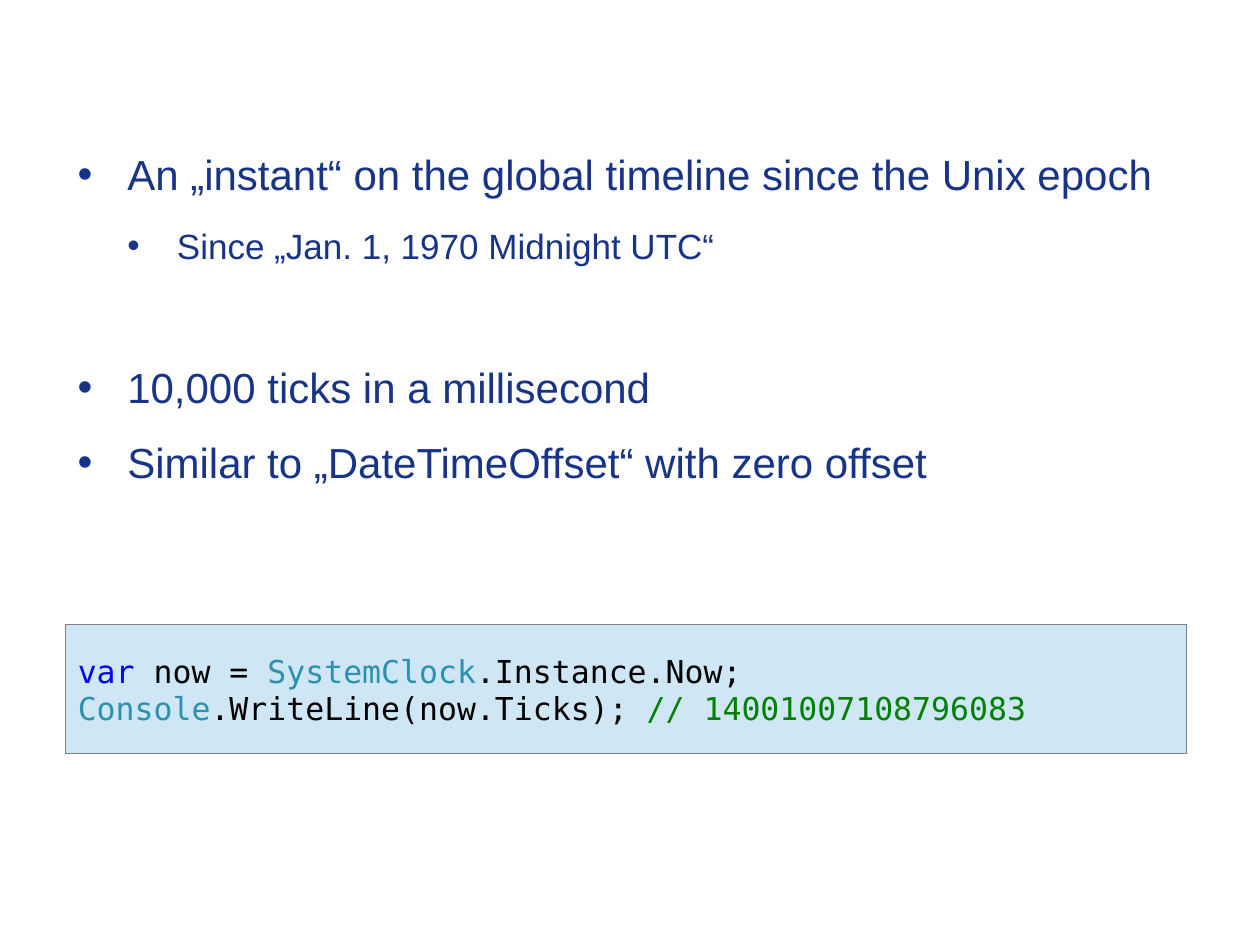
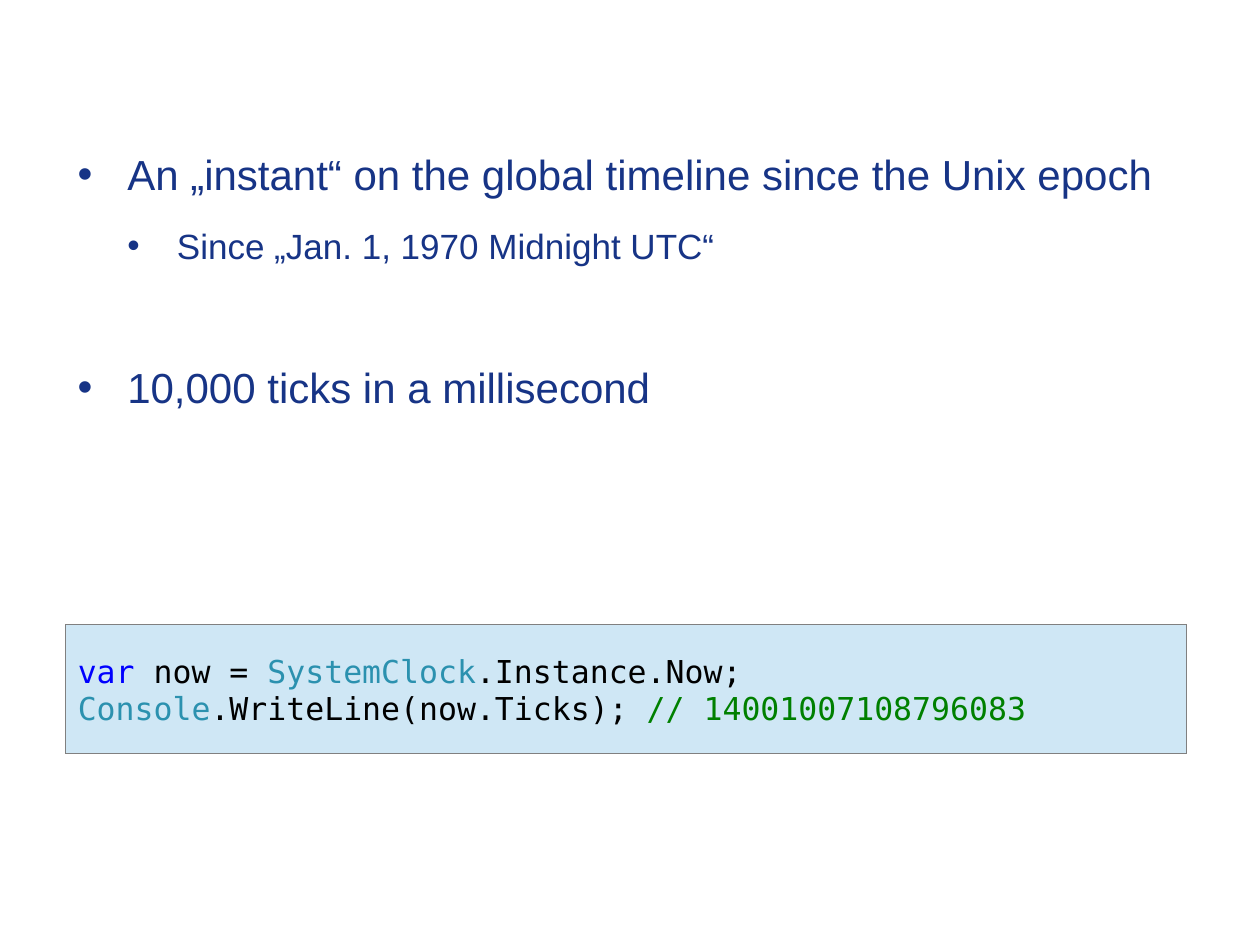
Before and after one commit to Timothep/MarathonWOShoes, a slide deck: slide 10 of BarefootMarathon.odp. Drawn at 1260x945 pixels with LibreOffice and Linux fonts; fonts in the diff are those of the drawing; background and template pictures are left out. Boxes give left, top, right and bottom in pixels: in the first picture for what was removed or moved away, otherwise in the second. Text is boxed around its words. In the diff, an @@ line names an element or a change of style, - is before the commit and + after.

```diff
--- a/BarefootMarathon.odp
+++ b/BarefootMarathon.odp
@@ text at (x1=127, y1=447, x2=927, y2=484): paragraph removed @@
-• Similar to „DateTimeOffset“ with zero offset
```
Also in this commit, not shown: 7 other slides changed, 1 slide added, 1 slide removed, 2 other files.
